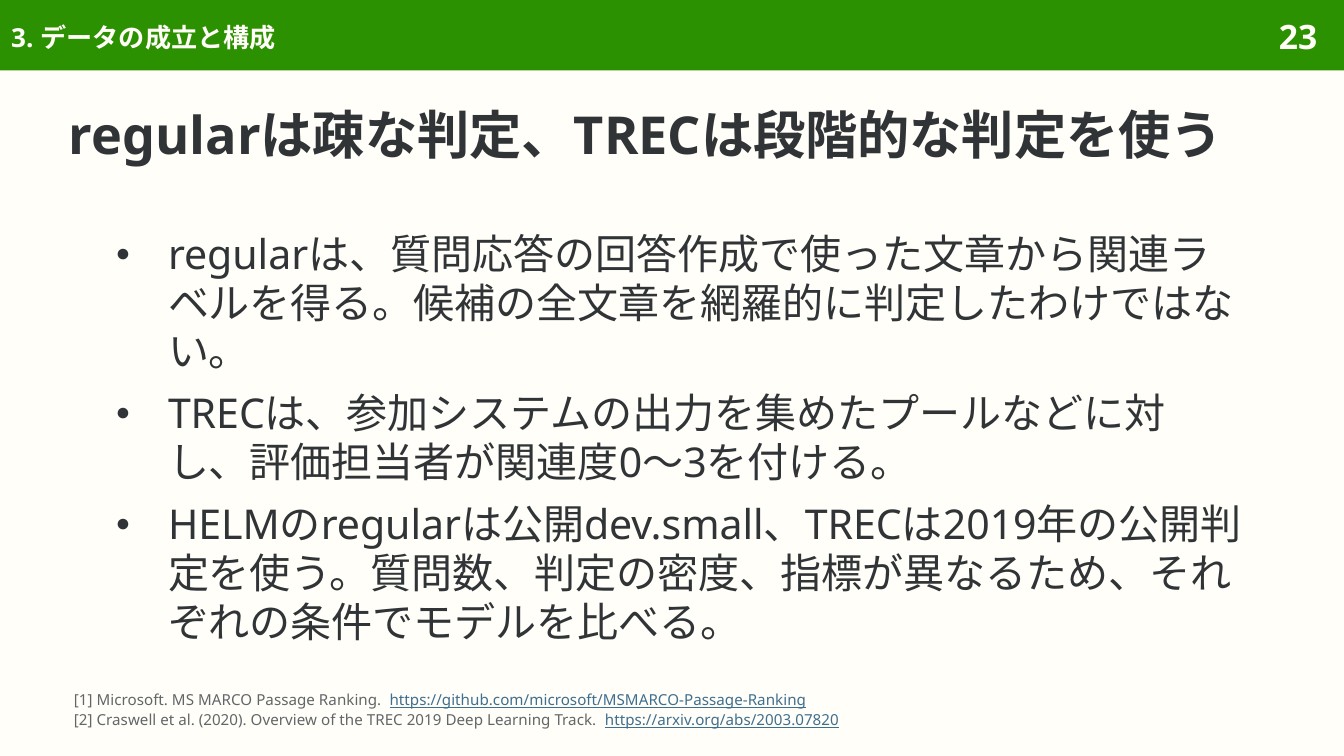
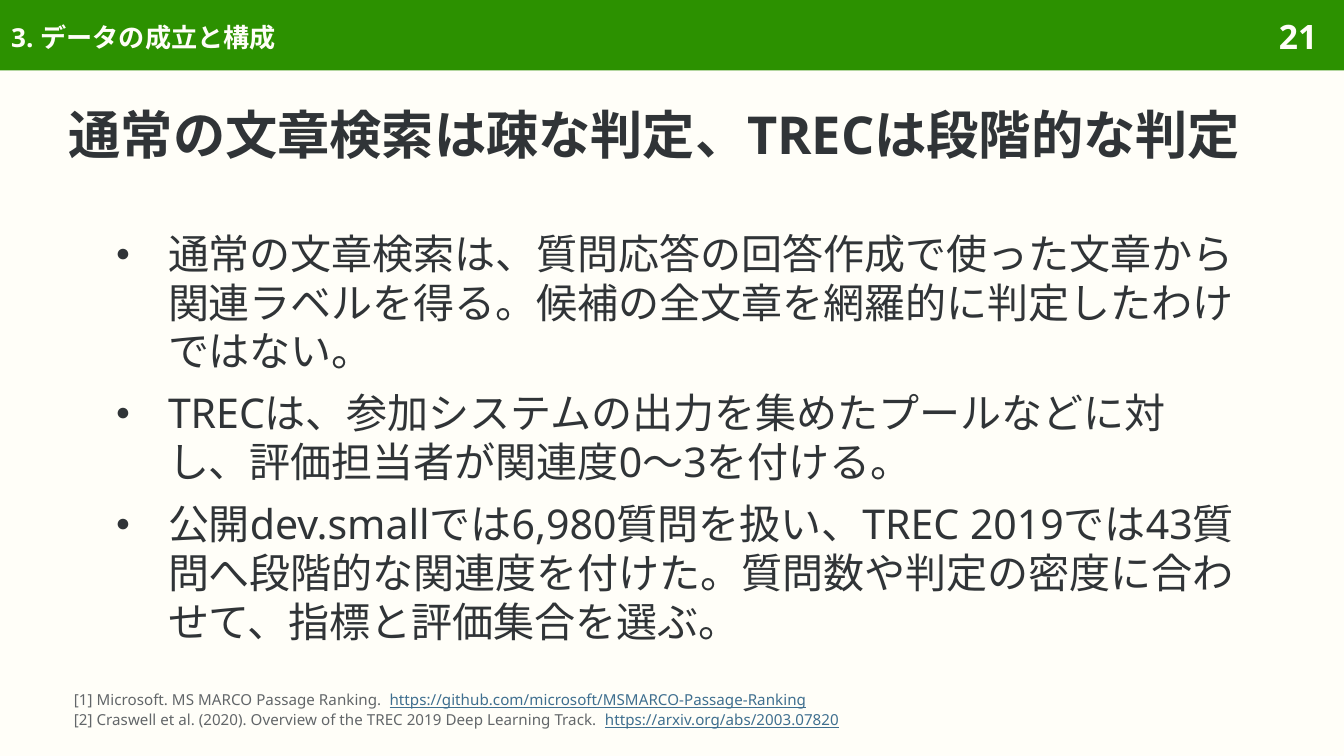
Before and after one commit to sasakiy84/datasets-in-10-minutes, a slide deck: slide 21 of slides/datasets-in-10-minutes-msmarco.pptx (slide 23 before the commit). Drawn at 1344x756 pixels with LibreOffice and Linux fonts; fonts in the diff are those of the drawing. Boxes give left, top, right and bottom in pixels: in the first picture for what was removed or moved away, otherwise in the second. Text is boxed around its words. In the diff, an @@ line names an element or a change of style, - is before the commit and + after.

```diff
--- a/slides/datasets-in-10-minutes-msmarco.pptx
+++ b/slides/datasets-in-10-minutes-msmarco.pptx
@@ page number at box(1279, 24, 1317, 49): text changed @@
-23
+21
@@ title at box(69, 109, 1240, 159): text changed @@
-regularは疎な判定、TRECは段階的な判定を使う
+通常の文章検索は疎な判定、TRECは段階的な判定
@@ text at box(168, 234, 1234, 369): text changed @@
-● regularは、質問応答の回答作成で使った文章から関連ラベルを得る。候補の全文章を網羅的に判定したわけではない。
+● 通常の文章検索は、質問応答の回答作成で使った文章から関連ラベルを得る。候補の全文章を網羅的に判定したわけではない。
@@ text at box(168, 504, 1234, 641): text changed @@
-● HELMのregularは公開dev.small、TRECは2019年の公開判定を使う。質問数、判定の密度、指標が異なるため、それぞれの条件でモデルを比べる。
+● 公開dev.smallでは6,980質問を扱い、TREC 2019では43質問へ段階的な関連度を付けた。質問数や判定の密度に合わせて、指標と評価集合を選ぶ。
```
Also in this commit, not shown: 32 other slides changed, 6 slides removed, 55 other files.
